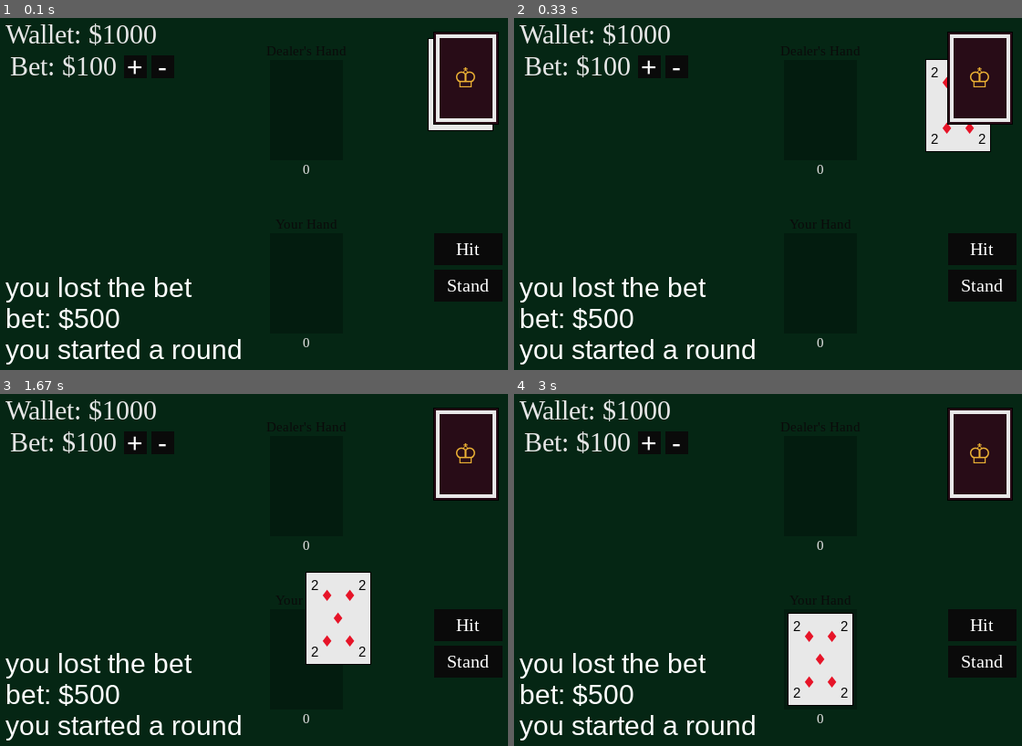
Above: before the commit, frames 1-4 (two rows, left to right).
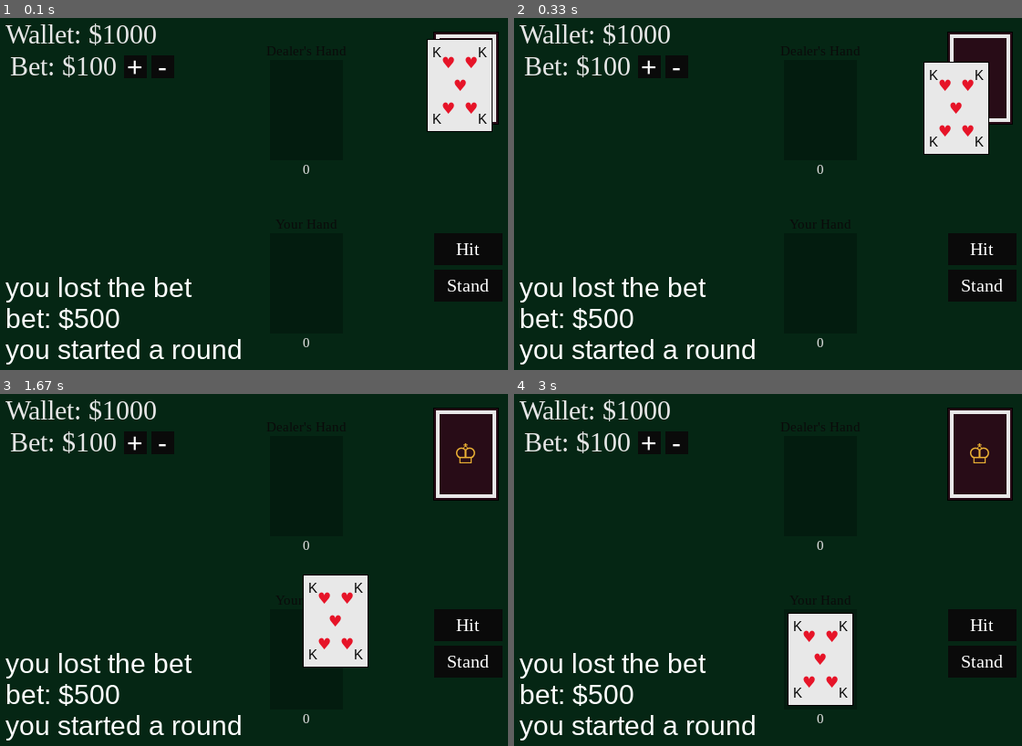
Above: after the commit, the same moments.

Repository: NathanInbar/Blackjack-pygame
Game: pygame game, started from main/app.py
The game is run twice, just before and just after one commit, with the same random seed, the same clock (stepped at 60 frames per second) and the same inputs.
Inputs:
- Up to frame 1 (0.1 s): no input
- Up to frame 2 (0.33 s): no input
- Up to frame 3 (1.67 s): no input
- Up to frame 4 (3 s): no input

The runs differ from the first frame. In frame 1, 2.8% of the frame differs, in the area x 84-98%, y 5-33%; in frame 2, 1.9%; in frame 3, 1.0%; in frame 4, 0.3%.

Commit message:
deck shuffling

Diff:
--- a/main/app.py
+++ b/main/app.py
@@ -14,7 +14,7 @@
     HEIGHT = 400
 
     clock = pygame.time.Clock()
-    FPS = 15
+    FPS = 27
     frame_count = 0
     BKG_COLOR = (5,38,20)
     #BKG_COLOR = (230,230,230) #-- DEBUG
@@ -26,7 +26,8 @@
         self.animator = Animator()
 
         self.deck = Deck( (self.WIDTH - 120, 20) )
-        self.card = self.deck.getRandomCard()
+        self.deck.shuffleDeck()
+        self.card = self.deck.pop()
 
         self.GameController = BlackJack(deck=self.deck)
 
--- a/main/src/Deck.py
+++ b/main/src/Deck.py
@@ -22,6 +22,15 @@
                 self.deck[i] = [Card(suit=suit, suit_color=suit_color, value=value, coordinates= self.coordinates), True]
                 i+=1
 
+    def shuffleDeck(self, amount=591):
+        for i in range(amount):
+            i,j = randrange(0,len(self.deck)), randrange(0,len(self.deck))#note: sometimes will 'swap' with itself. not really a problem
+            self.deck[i],self.deck[j] = self.deck[j],self.deck[i]
+
+    def pop(self):
+        card = self.deck[len(self.deck)-1][0]
+        self.deck[len(self.deck)-1][1] = False
+        return card
 
     def getRandomCard(self):
         i = randrange(0,len(self.deck))
